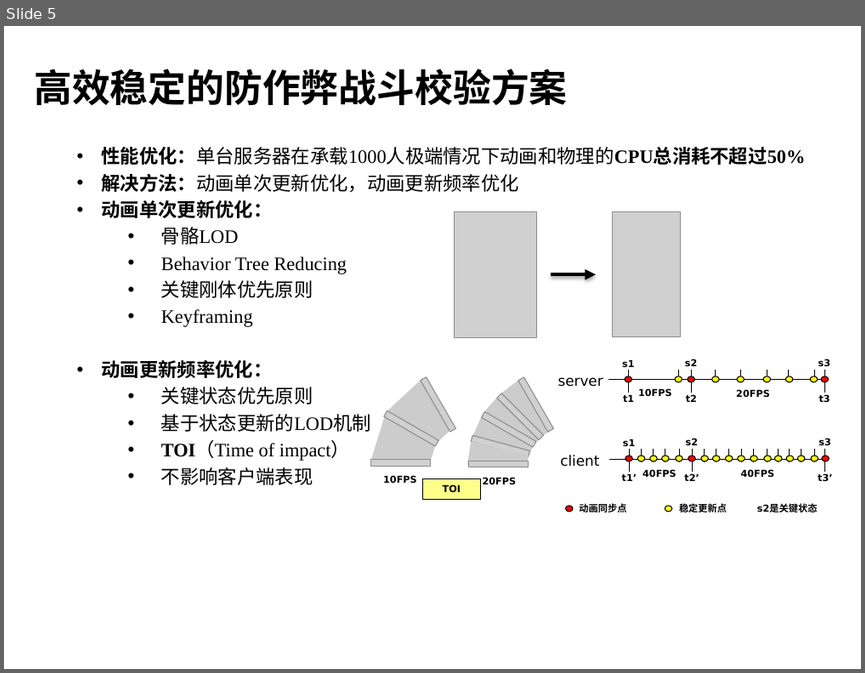
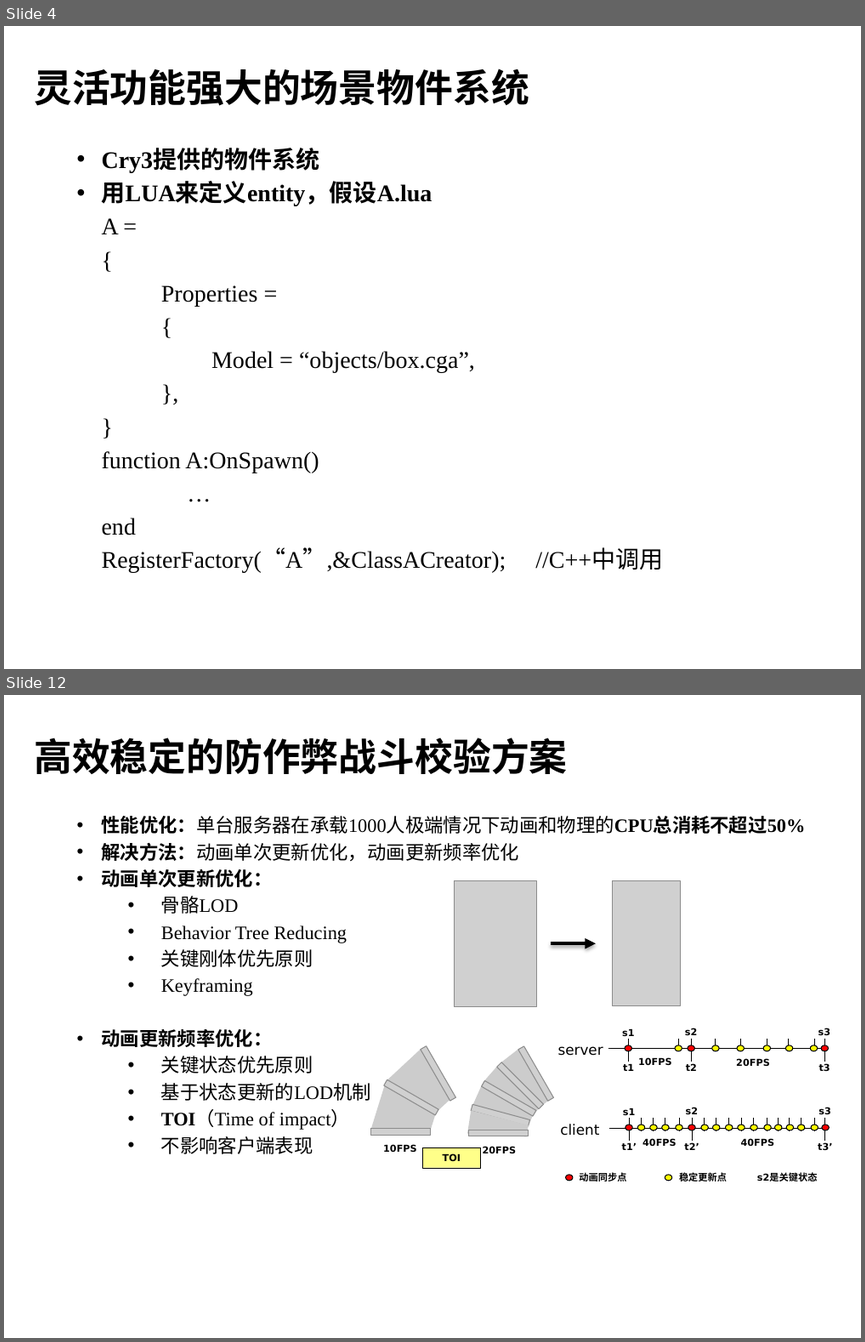
Before and after one commit to henryfung01/StreetFighter, a slide deck: Doc/whitebai.pptx. Shown one above the other, each under a label of ours: slide 5 before the commit, slides 4 and 12 after it; the slides between them are not shown. The pictures are 865x673 and 865x1342 pixels, drawn with LibreOffice and Linux fonts; fonts in the diff are those of the drawing; grey boxes stand for pictures; background and template pictures are left out. Boxes give left, top, right and bottom in pixels: in the first picture for what was removed or moved away, otherwise in the second. Text is boxed around its words. In the diff, an @@ line names an element or a change of style, - is before the commit and + after.

```diff
--- a/Doc/whitebai.pptx
+++ b/Doc/whitebai.pptx
@@ slide 4 added at [4, 26, 861, 669], background picture (left out) @@
@@ title added at [34, 68, 529, 106], 32 pt, text #000000, bold @@
+灵活功能强大的场景物件系统
@@ text added at [102, 150, 663, 573], 20 pt, text #000000 @@
+• Cry3提供的物件系统
+• 用LUA来定义entity，假设A.lua
+A =
+{
+  Properties =
+  {
+    Model = “objects/box.cga”,
+  },
+}
+function A:OnSpawn()
+…
+end
+RegisterFactory(“A”,&ClassACreator); //C++中调用
@@ what was slide 5 is now slide 12 @@
```
Also in this commit, not shown: 2 slides changed, 8 other slides added, 2 slides removed, 2 other files.
